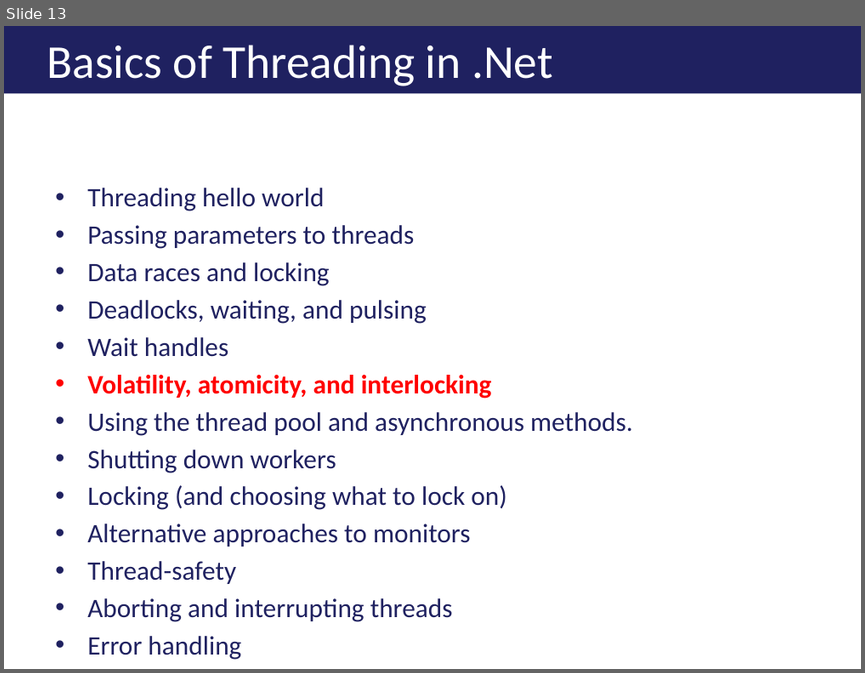
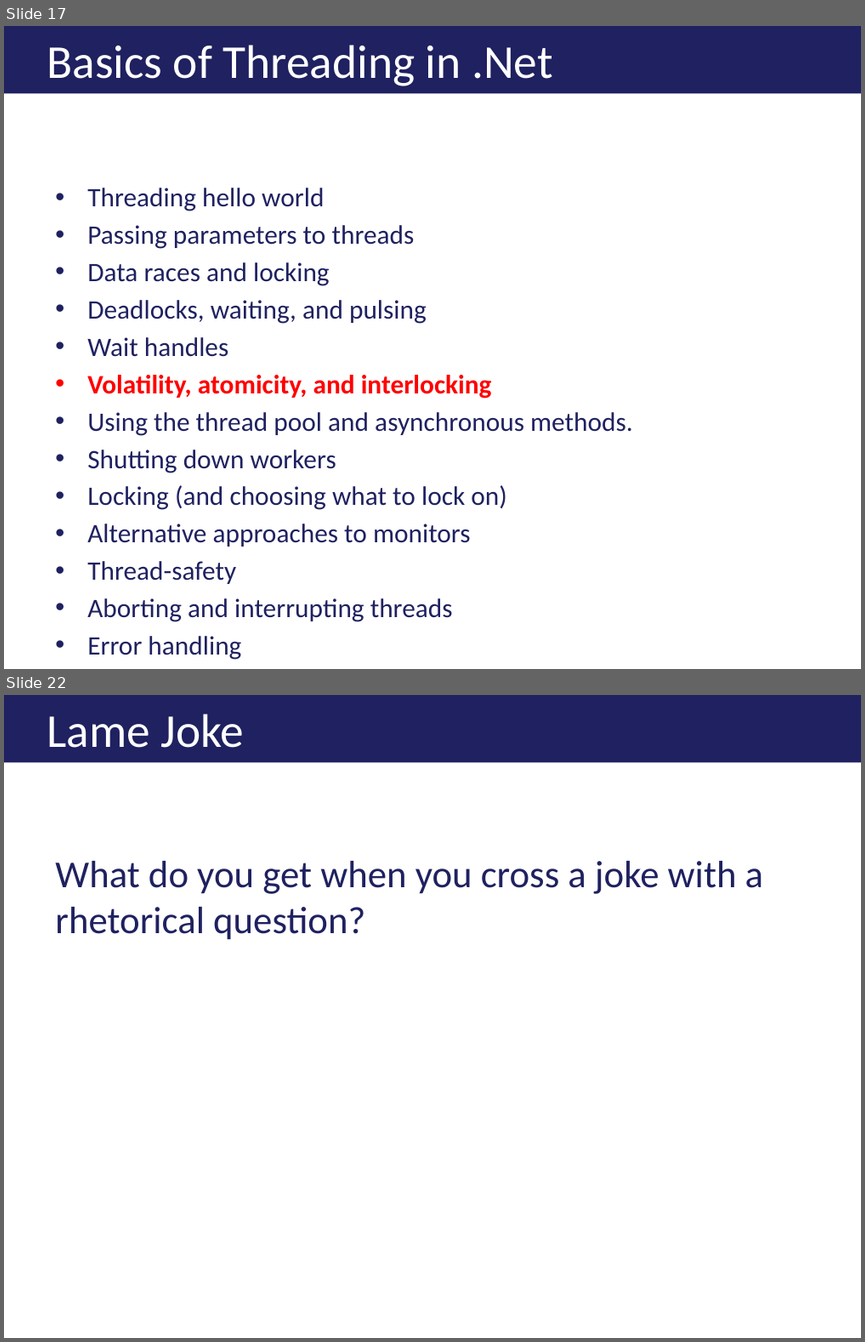
Before and after one commit to ericburcham/THasyINKnc, a slide deck: Presentation/THasINKync.pptx. Shown one above the other, each under a label of ours: slide 13 before the commit, slides 17 and 22 after it; the slides between them are not shown. The pictures are 865x673 and 865x1342 pixels, drawn with LibreOffice and Linux fonts; fonts in the diff are those of the drawing; background and template pictures are left out. Boxes give left, top, right and bottom in pixels: in the first picture for what was removed or moved away, otherwise in the second. Text is boxed around its words. In the diff, an @@ line names an element or a change of style, - is before the commit and + after.

```diff
--- a/Presentation/THasINKync.pptx
+++ b/Presentation/THasINKync.pptx
@@ slide 22 added at [4, 695, 861, 1338], background #FFFFFF @@
@@ title added at [4, 695, 861, 763], fill #1F2160, 39.6 pt, text #FFFFFF @@
+Lame Joke
@@ text added at [55, 861, 763, 940], 32 pt, text #1F2160 @@
+What do you get when you cross a joke with a rhetorical question?
@@ what was slide 13 is now slide 17 @@
```
Also in this commit, not shown: 1 slide changed, 8 other slides added.
